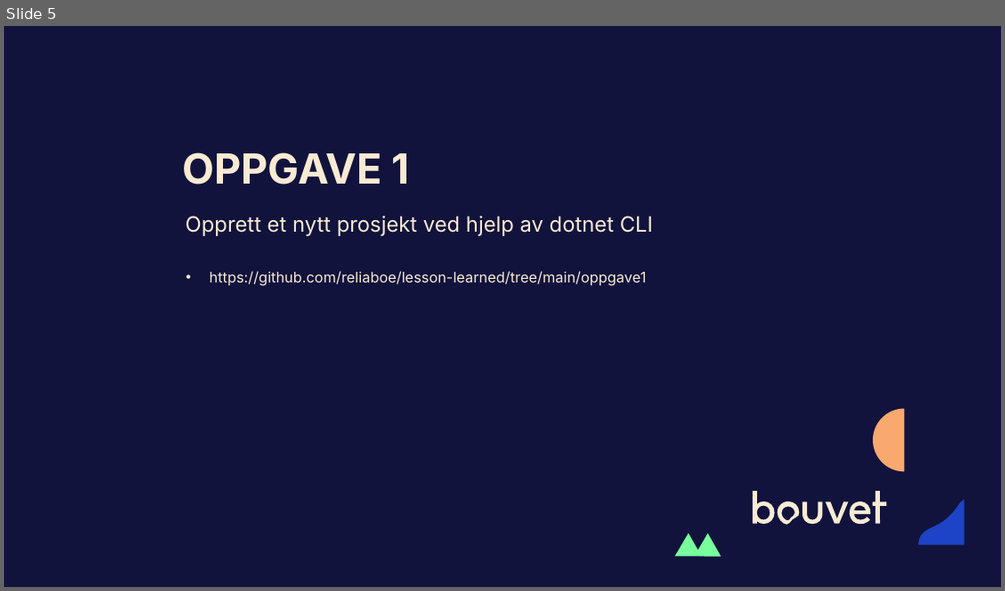
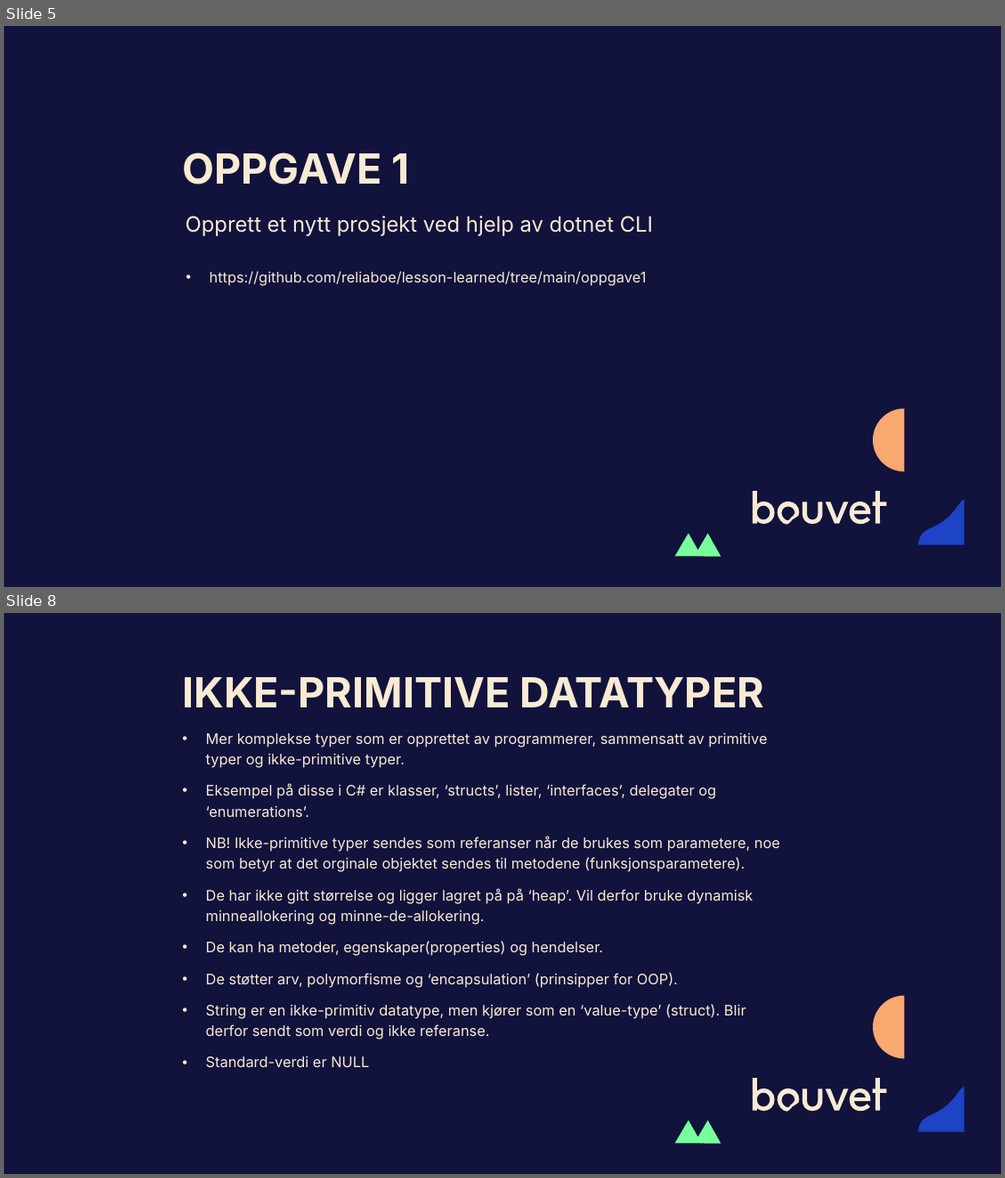
Before and after one commit to reliaboe/lesson-learned, a slide deck: presentasjon.pptx. Shown one above the other, each under a label of ours: slide 5 before the commit, slides 5 and 8 after it; the slides between them are not shown. The pictures are 1005x591 and 1005x1178 pixels, drawn with LibreOffice and Linux fonts; fonts in the diff are those of the drawing. Boxes give left, top, right and bottom in pixels: in the first picture for what was removed or moved away, otherwise in the second. Text is boxed around its words. In the diff, an @@ line names an element or a change of style, - is before the commit and + after.

Commit message:
Typer, klasser og objekter

```diff
--- a/presentasjon.pptx
+++ b/presentasjon.pptx
@@ slide 8 added at <box>4,613,1001,1174</box>, background #11133C; not listed: 5 template elements that a slide beside it also shows @@
@@ title added at <box>182,677,764,707</box>, 40 pt, text #F9EAD3, bold @@
+IKKE-PRIMITIVE DATATYPER
@@ text added at <box>206,732,780,1067</box>, 14 pt, text #F9EAD3 @@
+• Mer komplekse typer som er opprettet av programmerer, sammensatt av primitive typer og ikke-primitive typer.
+• Eksempel på disse i C# er klasser, ‘structs’, lister, ‘interfaces’, delegater og ‘enumerations’.
+• NB! Ikke-primitive typer sendes som referanser når de brukes som parametere, noe som betyr at det orginale objektet sendes til metodene (funksjonsparametere).
+• De har ikke gitt størrelse og ligger lagret på på ‘heap’. Vil derfor bruke dynamisk minneallokering og minne-de-allokering.
+• De kan ha metoder, egenskaper(properties) og hendelser.
+• De støtter arv, polymorfisme og ‘encapsulation’ (prinsipper for OOP).
+• String er en ikke-primitiv datatype, men kjører som en ‘value-type’ (struct). Blir derfor sendt som verdi og ikke referanse.
+• Standard-verdi er NULL
```
Also in this commit, not shown: 1 slide changed, 7 other slides added, 8 other files.
